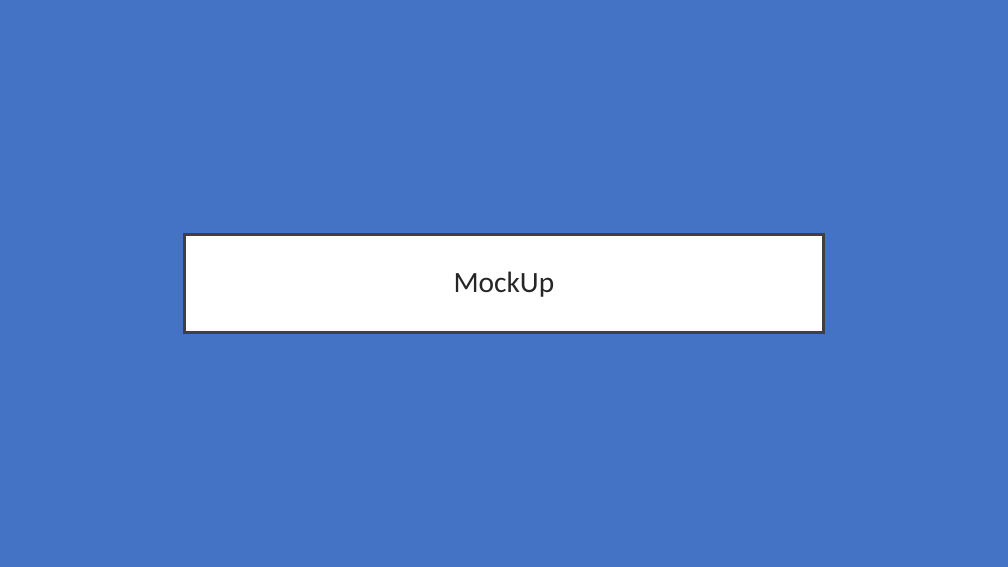
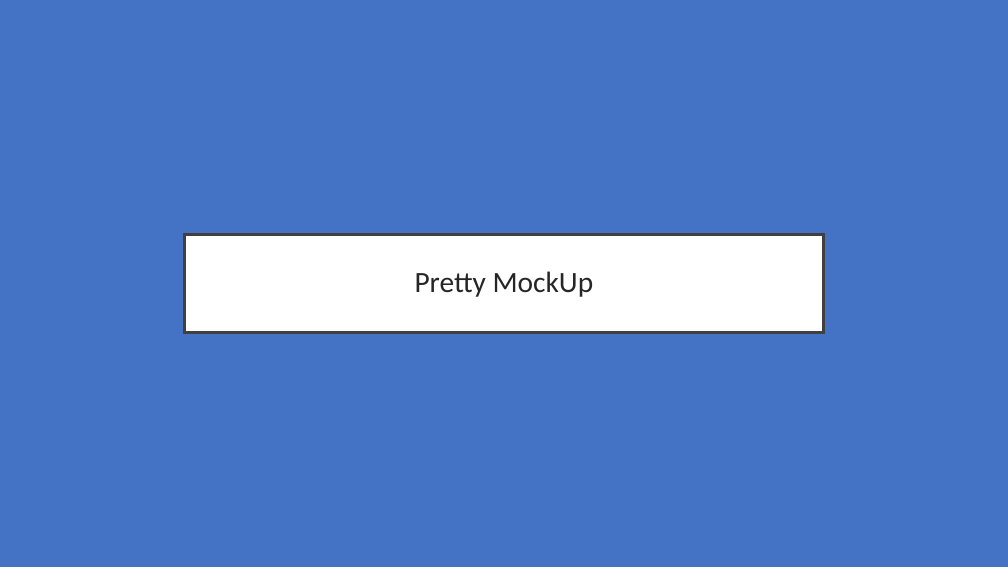
Before and after one commit to MaxHenneberg/ticketShare, a slide deck: slide 8 of exercise2/Exercise_02_Presentation.pptx. Drawn at 1008x567 pixels with LibreOffice and Linux fonts; fonts in the diff are those of the drawing. Boxes give left, top, right and bottom in pixels: in the first picture for what was removed or moved away, otherwise in the second. Text is boxed around its words. In the diff, an @@ line names an element or a change of style, - is before the commit and + after.

```diff
--- a/exercise2/Exercise_02_Presentation.pptx
+++ b/exercise2/Exercise_02_Presentation.pptx
@@ title at (x1=415, y1=271, x2=594, y2=297): text changed @@
-MockUp
+Pretty MockUp
```
Also in this commit, not shown: 4 slides added, 4 slides removed.
